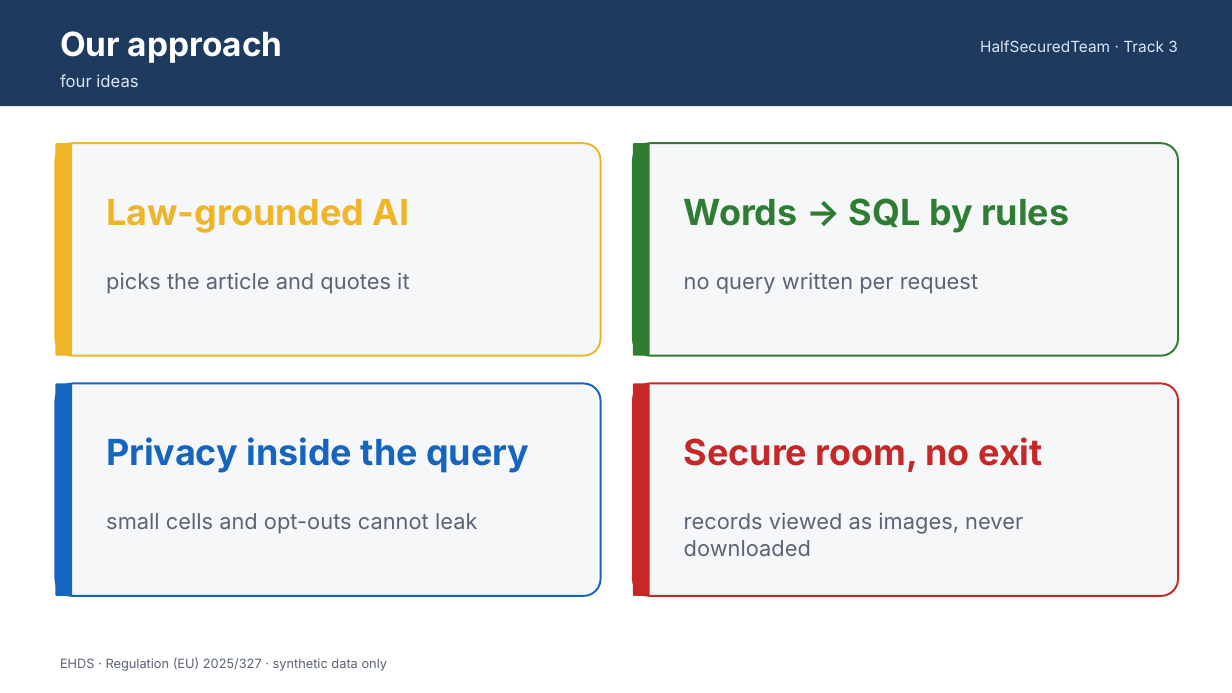
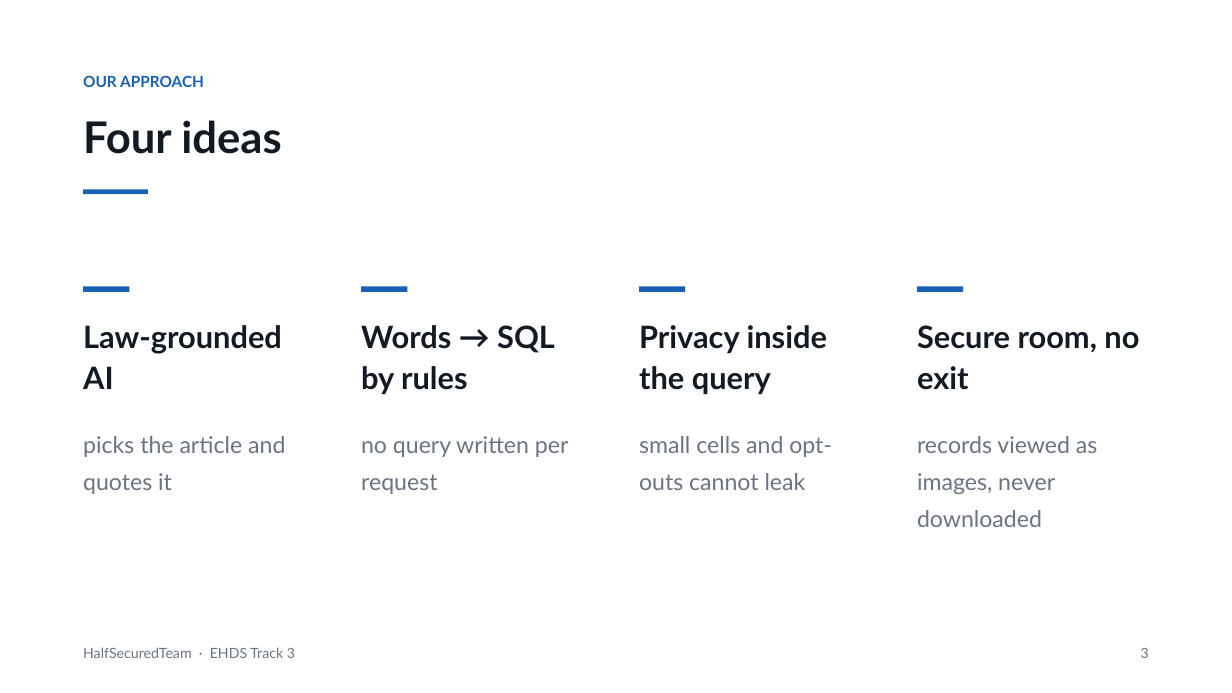
Before and after one commit to MatthiasEbner2002/Track_3-HalfSecuredTeam, a slide deck: slide 3 of docs/slides/pitch.pptx. Drawn at 1232x693 pixels with LibreOffice and Linux fonts; fonts in the diff are those of the drawing. Boxes give left, top, right and bottom in pixels: in the first picture for what was removed or moved away, otherwise in the second. Text is boxed around its words. In the diff, an @@ line names an element or a change of style, - is before the commit and + after.

```diff
--- a/docs/slides/pitch.pptx
+++ b/docs/slides/pitch.pptx
@@ rectangle removed at box(0, 0, 1232, 106) @@
@@ text at box(83, 75, 204, 87): text changed; size 26 to 12 pt; font Inter to Lato; text colour #FFFFFF to #1A5FB4 @@
-Our approach
+OUR APPROACH
@@ rounded rectangle removed at box(55, 143, 601, 356) @@
@@ rounded rectangle removed at box(55, 143, 72, 356) @@
@@ text at box(83, 120, 281, 154): text changed; size 13 to 34 pt; font Inter to Lato; text colour #DBE6F3 to #141A22; bold on @@
-four ideas
+Four ideas
@@ rounded rectangle removed at box(633, 143, 1178, 356) @@
@@ rounded rectangle removed at box(633, 143, 650, 356) @@
@@ rectangle added at box(83, 189, 148, 194), fill #1A5FB4 @@
@@ rectangle added at box(83, 287, 129, 292), fill #1A5FB4 @@
@@ rectangle added at box(361, 287, 408, 292), fill #1A5FB4 @@
@@ rectangle added at box(640, 287, 686, 292), fill #1A5FB4 @@
@@ rectangle added at box(917, 287, 963, 292), fill #1A5FB4 @@
@@ text "Law-grounded AI": place and size @@
-text "Law-grounded AI" at box(106, 199, 410, 232)
+text "Law-grounded AI" at box(83, 325, 282, 389)
@@ text "Law-grounded AI" at box(83, 325, 282, 389): size 28 to 24 pt, font Inter to Lato, text colour #F0B429 to #141A22; line spacing 1 to 1.1 @@
@@ text "Words → SQL by rules": place and size @@
-text "Words → SQL by rules" at box(684, 198, 1069, 232)
+text "Words → SQL by rules" at box(361, 325, 555, 394)
@@ text "Words → SQL by rules" at box(361, 325, 555, 394): size 28 to 24 pt, font Inter to Lato, text colour #2E7D32 to #141A22; line spacing 1 to 1.1 @@
@@ text "Privacy inside the query": place and size @@
-text "Privacy inside the query" at box(106, 437, 529, 473)
+text "Privacy inside the query" at box(639, 325, 827, 394)
@@ text "Privacy inside the query" at box(639, 325, 827, 394): size 28 to 24 pt, font Inter to Lato, text colour #1565C0 to #141A22; line spacing 1 to 1.1 @@
@@ text "Secure room, no exit": place and size @@
-text "Secure room, no exit" at box(684, 437, 1042, 472)
+text "Secure room, no exit" at box(917, 325, 1139, 390)
@@ text "Secure room, no exit" at box(917, 325, 1139, 390): size 28 to 24 pt, font Inter to Lato, text colour #C62828 to #141A22; line spacing 1 to 1.1 @@
@@ rounded rectangle removed at box(55, 384, 601, 596) @@
@@ rounded rectangle removed at box(55, 384, 72, 596) @@
@@ rounded rectangle removed at box(633, 384, 1178, 596) @@
@@ rounded rectangle removed at box(633, 384, 650, 596) @@
@@ text "picks the article and quotes ...": place and size @@
-text "picks the article and quotes ..." at box(106, 272, 409, 294)
+text "picks the article and quotes ..." at box(83, 436, 285, 494)
@@ text "no query written per request": place and size @@
-text "no query written per request" at box(684, 272, 978, 294)
+text "no query written per request" at box(361, 436, 569, 494)
@@ size 17 to 18 pt, font Inter to Lato, text colour #5B6472 to #6B7480; line spacing 1 to 1.35 in 4 elements at box(83, 436, 285, 494), box(917, 436, 1097, 527), box(361, 436, 569, 494), box(639, 436, 832, 490) @@
@@ text "small cells and opt-outs cannot ...": place and size @@
-text "small cells and opt-outs cannot ..." at box(106, 513, 477, 534)
+text "small cells and opt-outs cannot ..." at box(639, 436, 832, 490)
@@ text "records viewed as images, never ...": place and size @@
-text "records viewed as images, never ..." at box(684, 512, 1023, 556)
+text "records viewed as images, never ..." at box(917, 436, 1097, 527)
@@ text removed at box(60, 657, 388, 671) @@
-EHDS · Regulation (EU) 2025/327 · synthetic data only
@@ text at box(83, 647, 295, 658): text changed; size 12 to 11 pt; font Inter to Lato; text colour #DBE6F3 to #6B7480 @@
-HalfSecuredTeam · Track 3
+HalfSecuredTeam · EHDS Track 3
@@ text added at box(1141, 648, 1149, 658), 11 pt, text #6B7480 @@
+3
```
Also in this commit, not shown: 3 other slides changed, 7 slides added, 3 slides removed, 2 other files.
